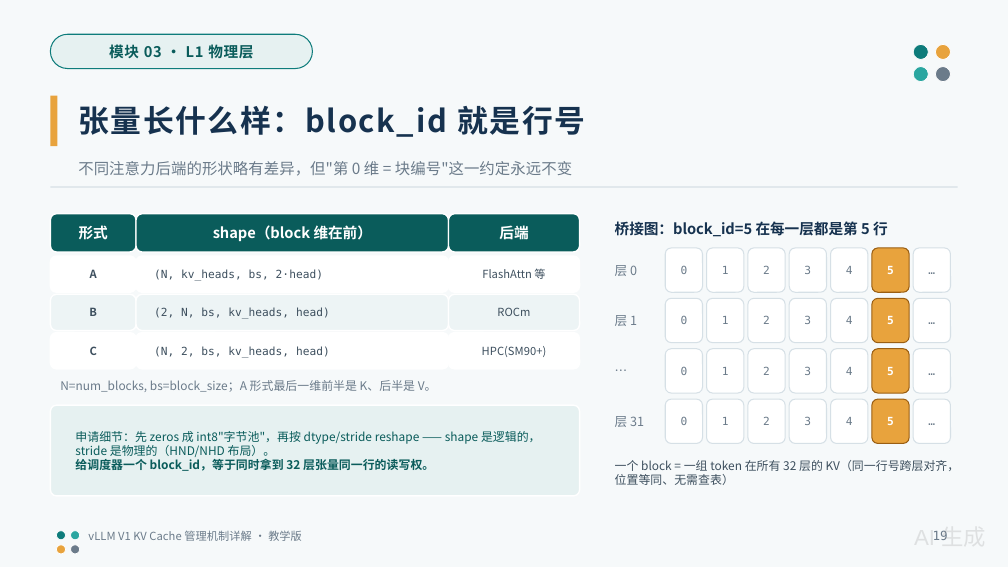
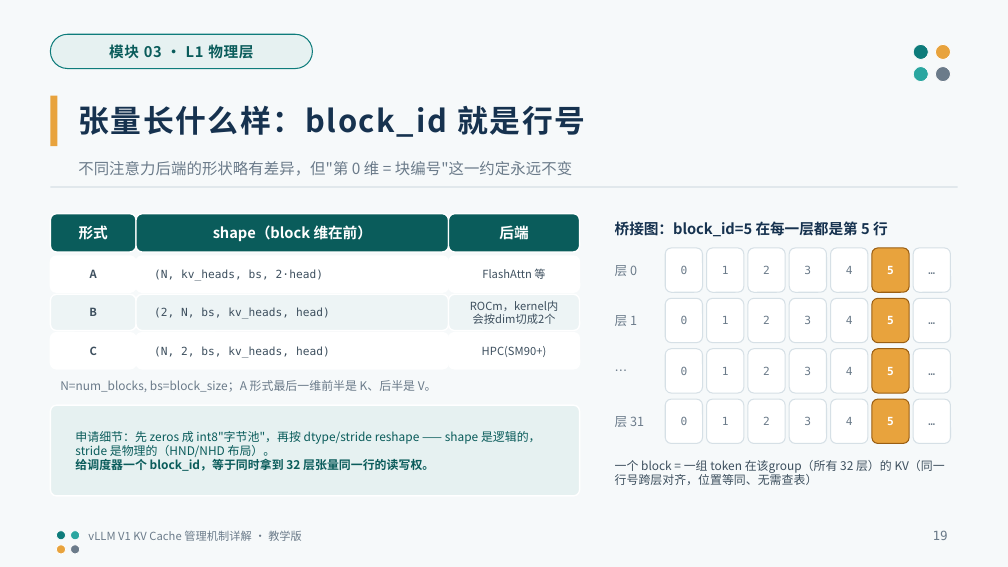
Before and after one commit to GoCHug/vllm, a slide deck: slide 19 of vllm/v1/core/kvcache_ppt/KVCache_管理机制详解_教学版.pptx. Drawn at 1008x567 pixels with LibreOffice and Linux fonts; fonts in the diff are those of the drawing. Boxes give left, top, right and bottom in pixels: in the first picture for what was removed or moved away, otherwise in the second. Text is boxed around its words. In the diff, an @@ line names an element or a change of style, - is before the commit and + after.

```diff
--- a/vllm/v1/core/kvcache_ppt/KVCache_管理机制详解_教学版.pptx
+++ b/vllm/v1/core/kvcache_ppt/KVCache_管理机制详解_教学版.pptx
@@ text at (470,300,558,311): text changed @@
-ROCm
+ROCm，kernel内会按dim切成2个
@@ text at (615,460,945,485): text changed @@
-一个 block = 一组 token 在所有 32 层的 KV（同一行号跨层对齐，位置等同、无需查表）
+一个 block = 一组 token 在该group（所有 32 层）的 KV（同一行号跨层对齐，位置等同、无需查表）
@@ text removed at (914,530,986,540) @@
-AI 生成
```
Also in this commit, not shown: 43 other slides changed, 1 other file.
